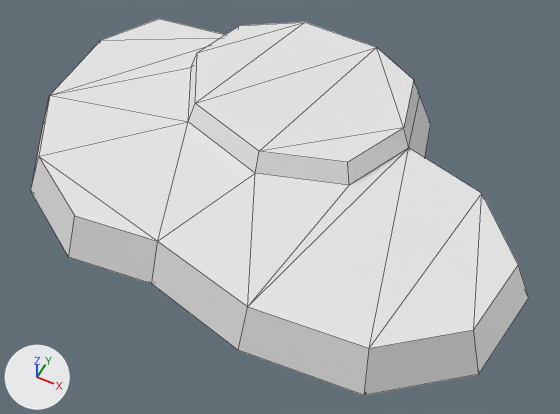
The FBX model Content/CityBuilder/Art/3D/Environment/Terrain/SM_TerrainSlab_03.fbx, before and after one commit.
One viewpoint serves both versions: a camera (50 mm lens) standing at (29.7, -56.9, 64.0) and looking at (2.9, -3.4, -2.9). The axes (+X, +Y, +Z) are drawn at lower left. The lights are the same throughout. Mesh edges are drawn as thin lines.

Names of what the first picture shows: 'SM_TerrainSlab_03'.
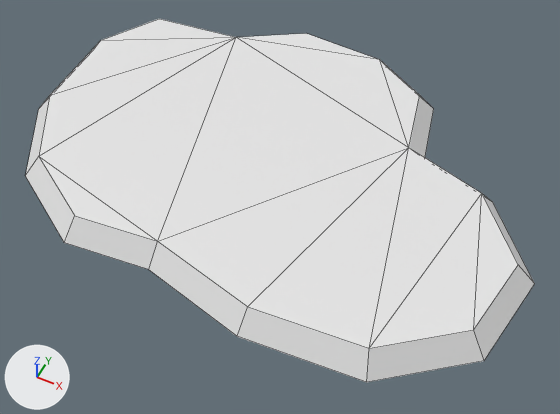
Location of each change, (x1, y1, x2, y2) in pixels of the pictures (560 x 414 px):
'SM_TerrainSlab_03', reshaped: before (31, 19, 529, 396); after (25, 19, 535, 382)
part 1 of me_cube_015, cut back: before (31, 22, 529, 396); after (25, 33, 535, 382)

The change, as a list of edits to the scene's bpy script:
```text
Change me_cube_015:
    used by ob_sm_terrainslab_03; location = (0.0, 0.0, 0.0)
    remove me_cube_015.from_pydata(...)  # 45 vertices, 61 faces; spans x -31.1..31.9, y -22.5..23.5, z -2.5..5.0
    add me_cube_015.from_pydata(...)  # 32 vertices, 30 faces; spans x -31.1..31.9, y -22.5..23.5, z 0.0..2.5
    me_cube_015 part 1
    24 vertices are removed from x -31.1..29.9, y -22.5..22.5, z -2.5..5.0
    54 faces are deleted
    4 vertices in x -26.1..31.9, y -20.5..23.5, z -2.5 move by (0.0, 0.0, 2.5)
    1 vertex moves from x -12.6, y 15.9, z 5.0 to x -14.1, y 18.5, z 0.0
    11 vertices are added at x -31.1..29.9, y -22.5..22.5, z 0.0
    23 new faces join them
```
